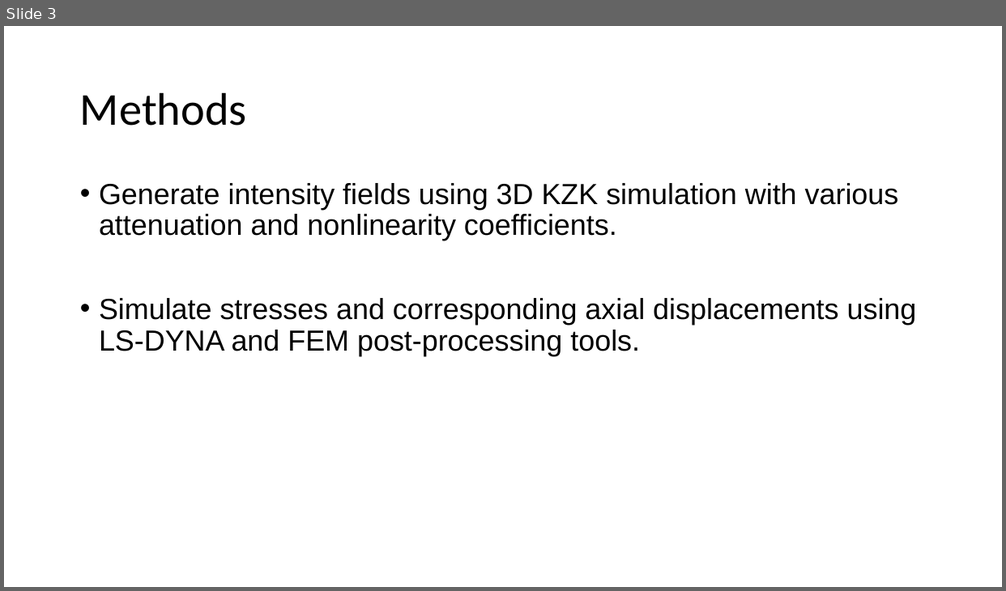
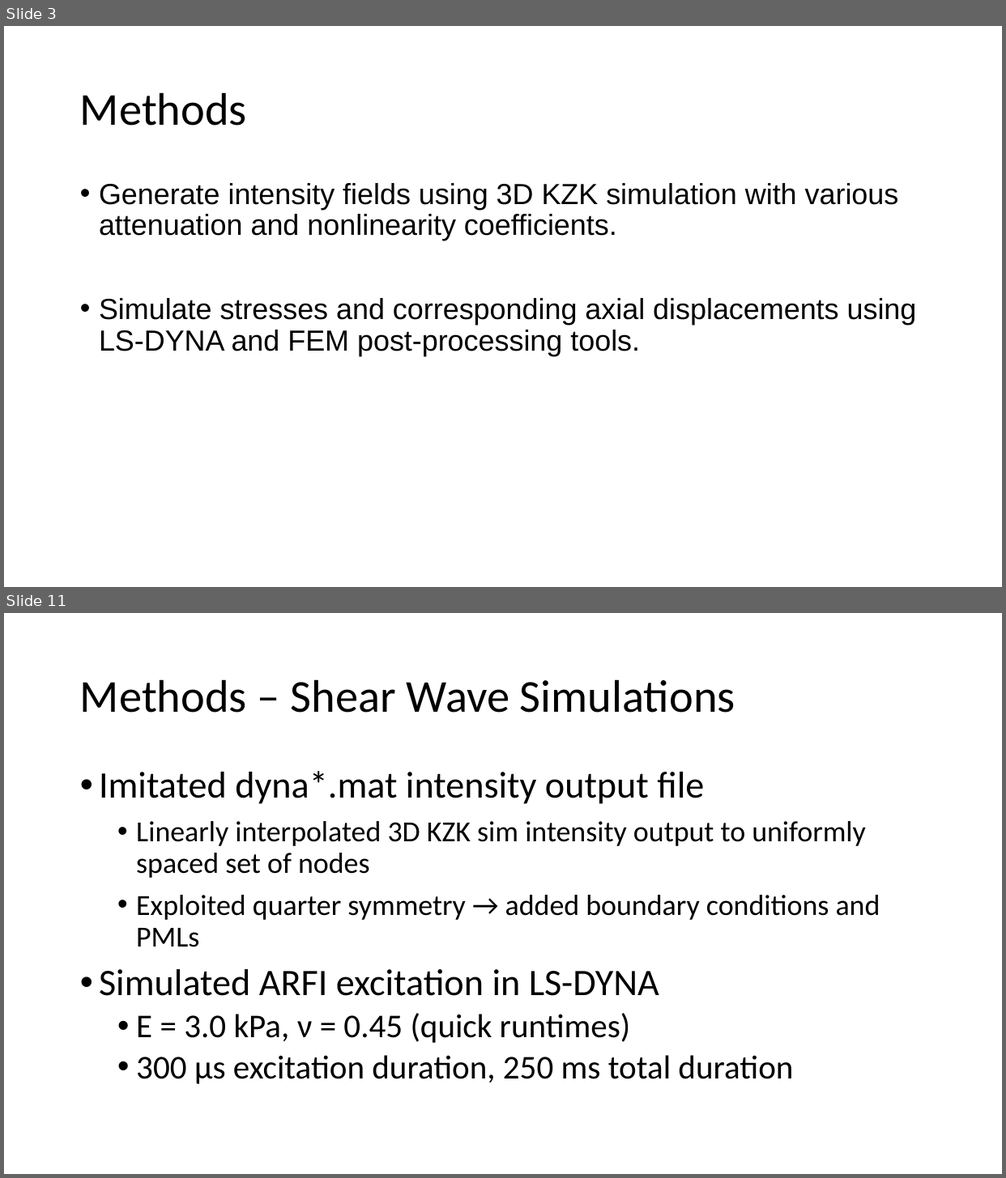
Before and after one commit to ningrui-li/nonlinear_acoustic, a slide deck: presentations/lab_meeting/lab_meeting_2015.04.24_kzk_sws.pptx. Shown one above the other, each under a label of ours: slide 3 before the commit, slides 3 and 11 after it; the slides between them are not shown. The pictures are 1006x591 and 1006x1178 pixels, drawn with LibreOffice and Linux fonts; fonts in the diff are those of the drawing. Boxes give left, top, right and bottom in pixels: in the first picture for what was removed or moved away, otherwise in the second. Text is boxed around its words. In the diff, an @@ line names an element or a change of style, - is before the commit and + after.

Commit message:
added paraview plots + started dyna explanation on lab meeting presentation slides

```diff
--- a/presentations/lab_meeting/lab_meeting_2015.04.24_kzk_sws.pptx
+++ b/presentations/lab_meeting/lab_meeting_2015.04.24_kzk_sws.pptx
@@ slide 11 added at bbox=[4, 613, 1002, 1174], background #FFFFFF @@
@@ title added at bbox=[80, 679, 735, 713], 44 pt, text #000000 @@
+Methods – Shear Wave Simulations
@@ text added at bbox=[99, 771, 880, 1084], 28 pt, text #000000 @@
+• Imitated dyna*.mat intensity output file
+    • Linearly interpolated 3D KZK sim intensity output to uniformly spaced set of nodes
+    • Exploited quarter symmetry → added boundary conditions and PMLs
+• Simulated ARFI excitation in LS-DYNA
+  • E = 3.0 kPa, ν = 0.45 (quick runtimes)
+  • 300 μs excitation duration, 250 ms total duration
```
Also in this commit, not shown: 3 slides changed, 4 other slides added, 1 slide removed.
